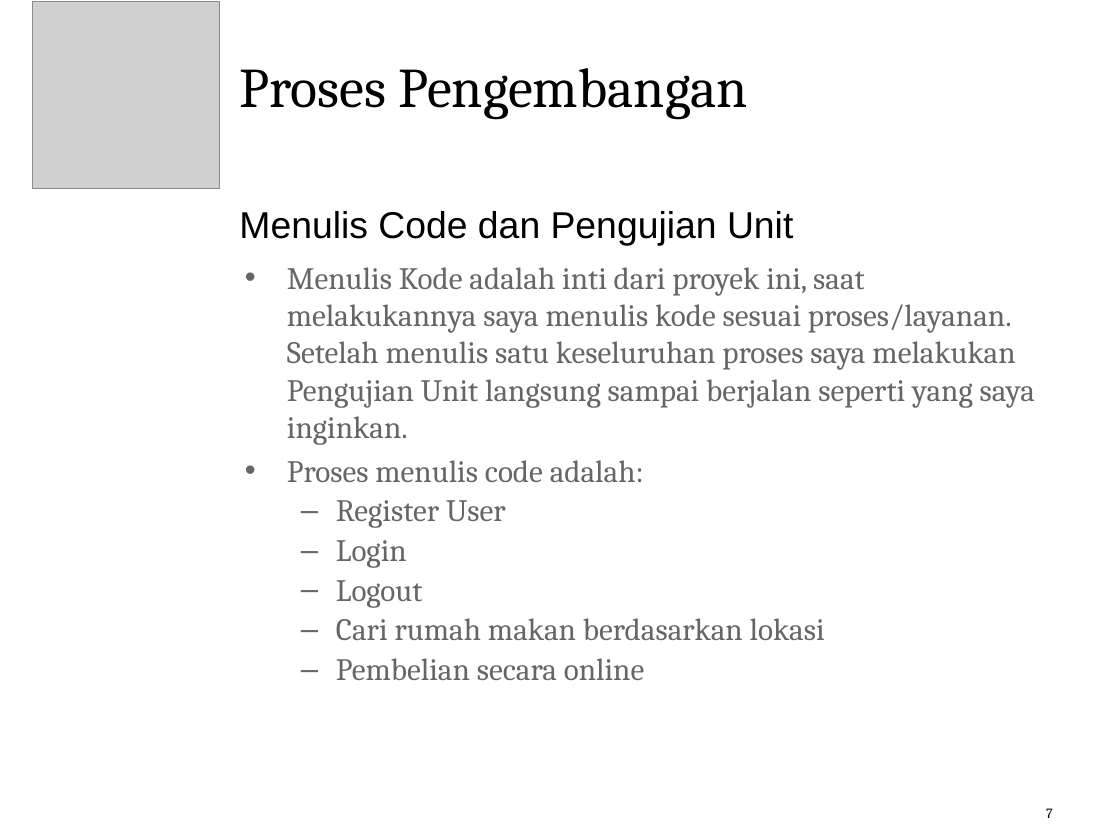
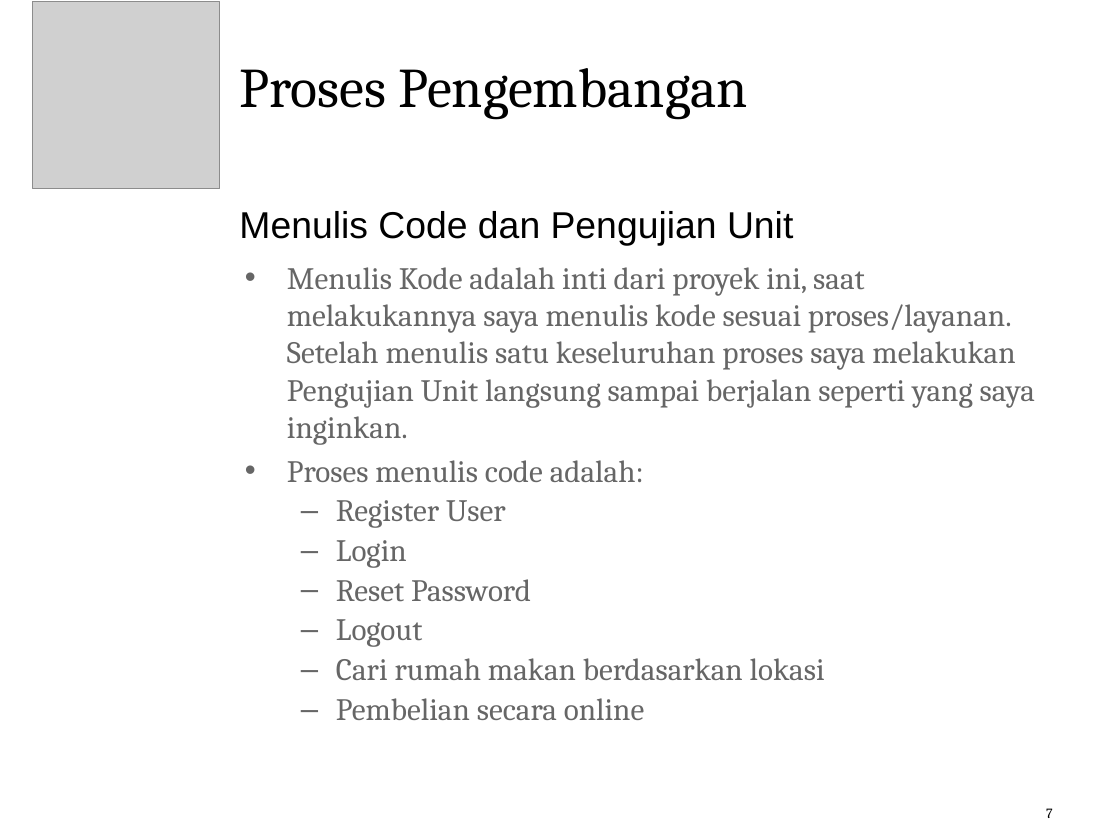
Before and after one commit to cahya93/final-project-java-backend, a slide deck: slide 7 of Final Project Backend Java.pptx. Drawn at 1120x840 pixels with LibreOffice and Linux fonts; fonts in the diff are those of the drawing; grey boxes stand for pictures; background and template pictures are left out. Boxes give left, top, right and bottom in pixels: in the first picture for what was removed or moved away, otherwise in the second. Text is boxed around its words. In the diff, an @@ line names an element or a change of style, - is before the commit and + after.

```diff
--- a/Final Project Backend Java.pptx
+++ b/Final Project Backend Java.pptx
@@ text at (336,579,531,602): paragraph added @@
+  – Reset Password
```
Also in this commit, not shown: 3 other slides changed, 1 slide added, 10 other files.
